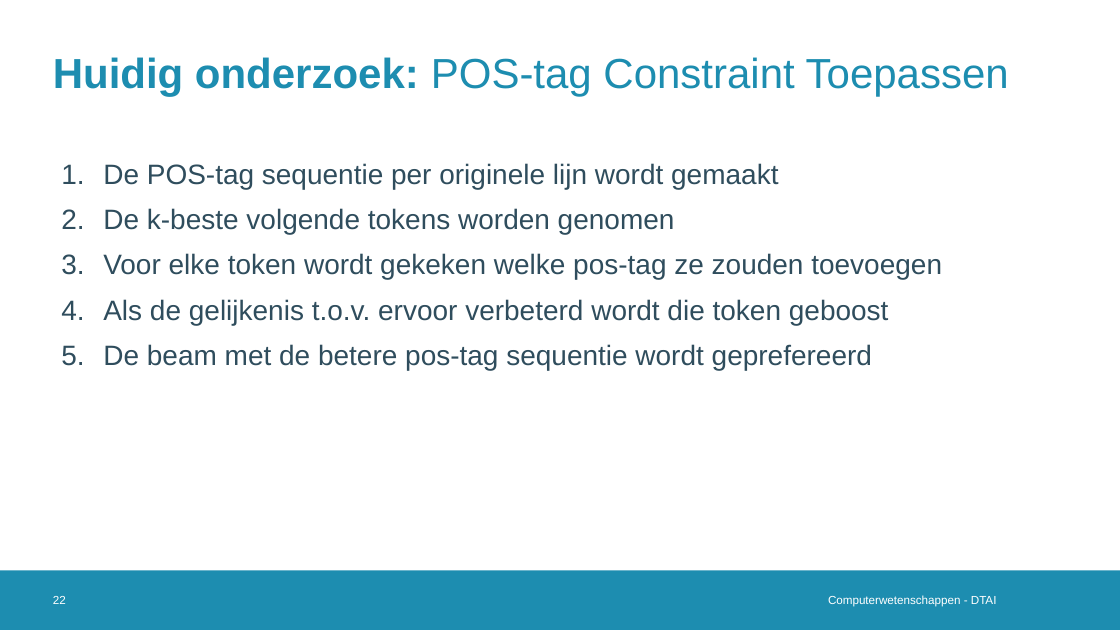
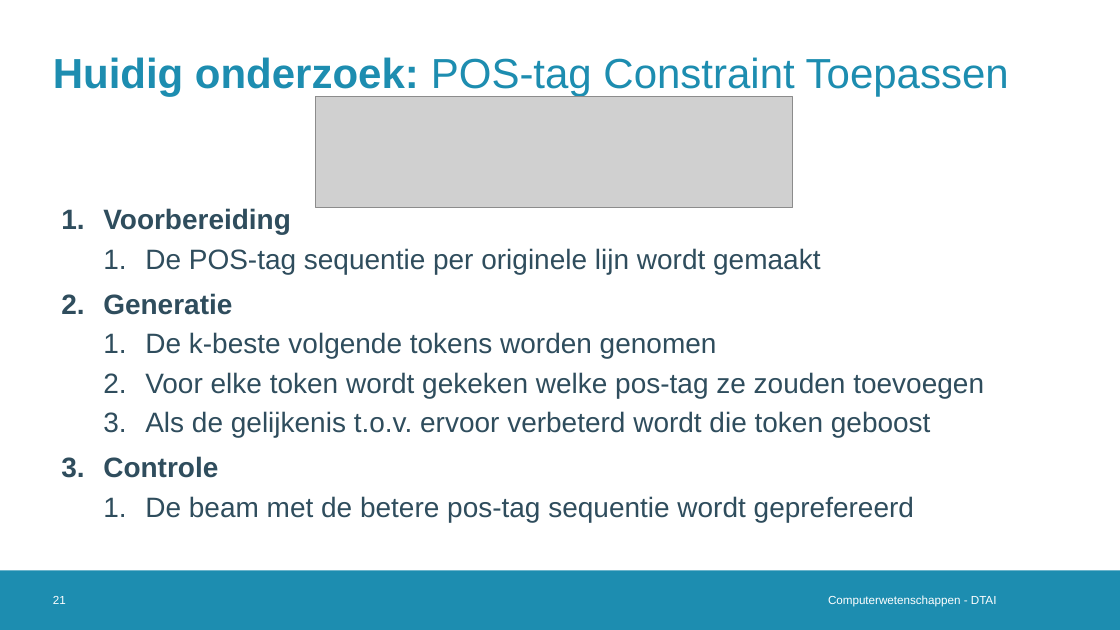
Before and after one commit to Alintermans/Thesis, a slide deck: slide 21 of Presentations/Third Intermediate Presentation/Presentation.pptx (slide 22 before the commit). Drawn at 1120x630 pixels with LibreOffice and Linux fonts; fonts in the diff are those of the drawing; grey boxes stand for pictures; background and template pictures are left out. Boxes give left, top, right and bottom in pixels: in the first picture for what was removed or moved away, otherwise in the second. Text is boxed around its words. In the diff, an @@ line names an element or a change of style, - is before the commit and + after.

```diff
--- a/Presentations/Third Intermediate Presentation/Presentation.pptx
+++ b/Presentations/Third Intermediate Presentation/Presentation.pptx
@@ picture added at box(316, 97, 793, 208) @@
@@ text at box(103, 208, 291, 234): paragraph added @@
+1. Voorbereiding
@@ text at box(145, 248, 984, 522): list level 1 to 2 in "De POS-tag sequentie per originele ..."; list level 1 to 2 in "De k-beste volgende tokens worden ..."; list level 1 to 2 in "Voor elke token wordt gekeken ..."; list level 1 to 2 in "Als de gelijkenis t.o.v. ervoor ..."; list level 1 to 2 in "De beam met de betere ..." @@
@@ text at box(103, 293, 232, 315): paragraph added @@
+2. Generatie
@@ text at box(103, 456, 218, 478): paragraph added @@
+3. Controle
@@ page number at box(53, 596, 66, 604): text changed @@
-22
+21
```
Also in this commit, not shown: 12 other slides changed, 1 slide removed, 2 other files.
